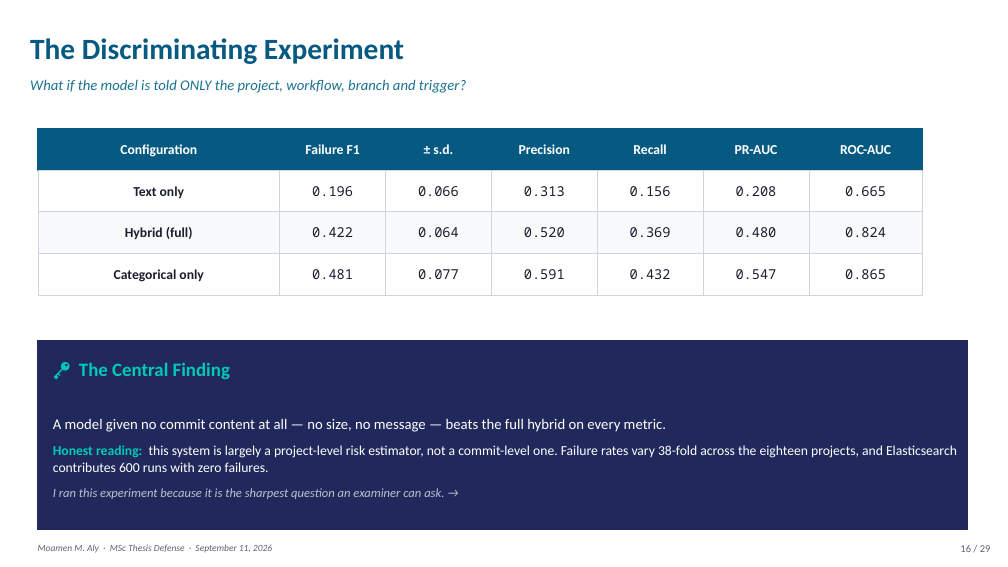
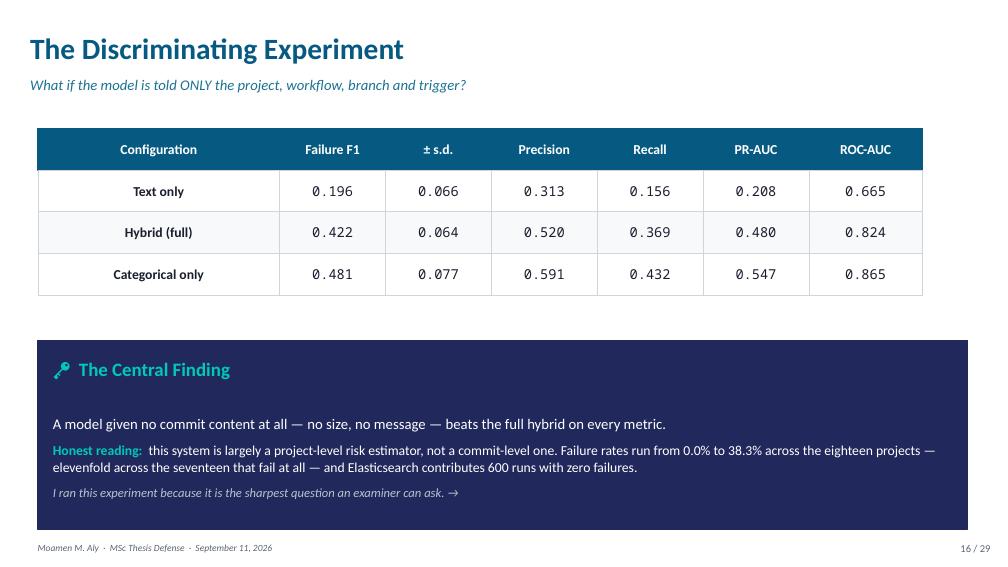
Before and after one commit to moamen-kit/ci-cd-prediction-master-degree, a slide deck: slide 16 of defence/2_Defense_Presentation.pptx. Drawn at 1008x567 pixels with LibreOffice and Linux fonts; fonts in the diff are those of the drawing. Boxes give left, top, right and bottom in pixels: in the first picture for what was removed or moved away, otherwise in the second. Text is boxed around its words. In the diff, an @@ line names an element or a change of style, - is before the commit and + after.

```diff
--- a/defence/2_Defense_Presentation.pptx
+++ b/defence/2_Defense_Presentation.pptx
@@ text at (53,445,921,472): text changed @@
-Honest reading: this system is largely a project-level risk estimator, not a commit-level one. Failure rates vary 38-fold across the eighteen projects, and Elasticsearch contributes 600 runs with zero failures.
+Honest reading: this system is largely a project-level risk estimator, not a commit-level one. Failure rates run from 0.0% to 38.3% across the eighteen projects — elevenfold across the seventeen that fail at all — and Elasticsearch contributes 600 runs with zero failures.
```
Also in this commit, not shown: 1 other slide changed, 15 other files.
